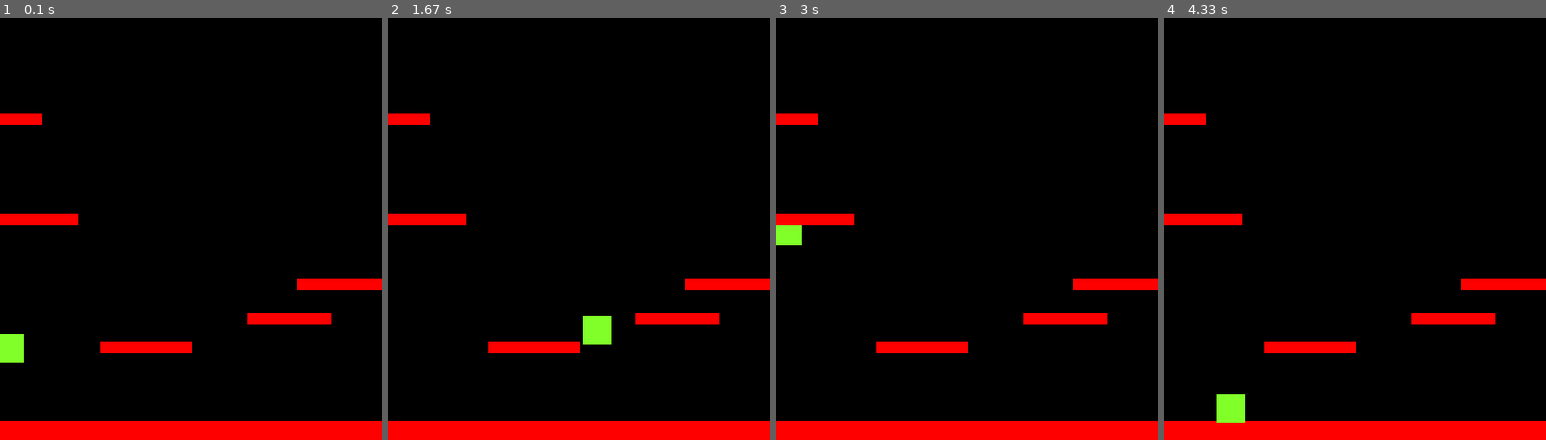
Above: before the commit, frames 1-4 (left to right).
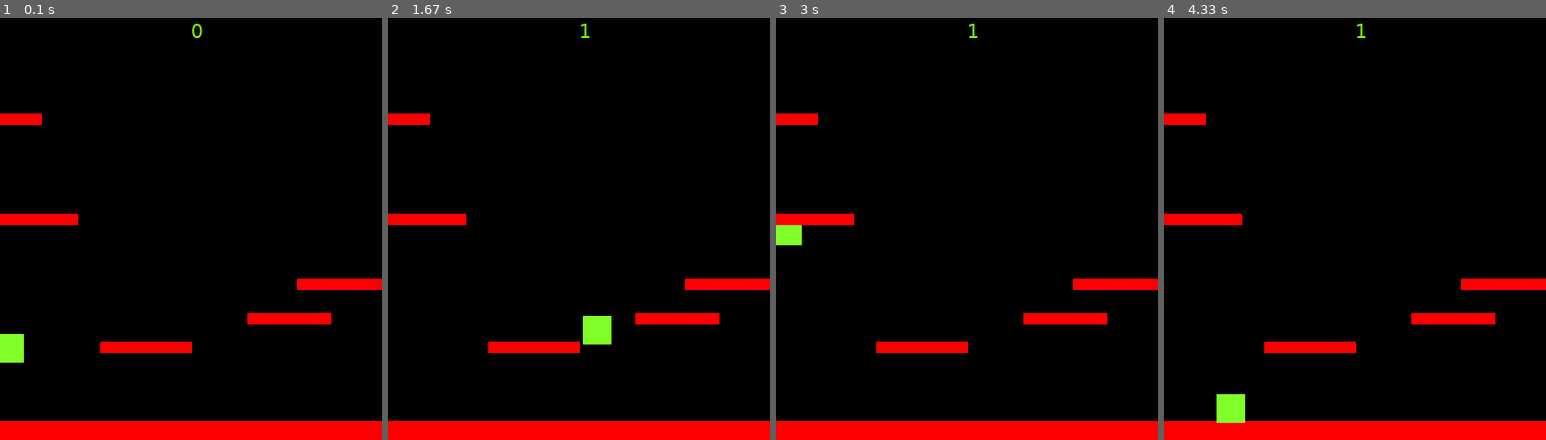
Above: after the commit, the same moments.

Repository: turtledude16/pyGame-Platformer
Game: pygame game, started from gamemain.py
The game is run twice, just before and just after one commit, with the same random seed, the same clock (stepped at 60 frames per second) and the same inputs.
Inputs:
- Up to frame 1 (0.1 s): no input
- Up to frame 2 (1.67 s): hold Right 0.33-0.8 s; hold Up 0.83-1.13 s; hold Right 1.17-1.63 s
- Up to frame 3 (3 s): hold Left 1.67-2.2 s; hold Left 2.23-2.63 s; hold Up from 2.67 s (still down)
- Up to frame 4 (4.33 s): release Up at 3.03 s; hold Right 3.07-3.7 s; hold Left 3.73-4.2 s; hold Right from 4.23 s (still down)

The runs differ from the first frame. In frame 1, less than 0.1% of the frame differs, in the area x 50-53%, y 1-5%; in frame 2, less than 0.1%; in frame 3, less than 0.1%; in frame 4, less than 0.1%.

Commit message:
added high score function.

Diff:
--- a/gamemain.py
+++ b/gamemain.py
@@ -25,6 +25,7 @@
         self.vel = vec(0,0)
         self.acc = vec(0,0)
         self.jumping = False
+        self.score = 0
 
     #Handle movement
     def move(self):
@@ -64,6 +65,9 @@
         if self.vel.y > 0:
             if hits:
                 if self.pos.y < hits[0].rect.bottom:
+                    if hits[0].point == True:
+                        hits[0].point = False
+                        self.score += 1
                     self.pos.y = hits[0].rect.top + 1
                     self.vel.y = 0
                     self.jumping = False
@@ -76,6 +80,7 @@
         self.surf = pygame.Surface((random.randint(50, 100), 12))
         self.surf.fill((255, 0, 0))
         self.rect = self.surf.get_rect(center = (random.randint(0, WIDTH-10), random.randint(0, HEIGHT-30)))
+        self.point = True
 
     def move(self):
         pass
@@ -107,7 +112,7 @@
 
 PT1 = platform()
 P1 = Player()
-
+PT1.point = False
 #Draw sprites
 PT1.surf = pygame.Surface((WIDTH, 20))
 PT1.surf.fill((255, 0, 0))
@@ -164,6 +169,10 @@
                 plat.kill()
 
     displaysurface.fill((0,0,0))
+    f = pygame.font.SysFont("Verdana", 20)
+    g = f.render(str(P1.score), True, (123, 255, 0))
+    displaysurface.blit(g, (WIDTH/2, 10))
+
     plat_gen()
 
     for entity in all_sprites:
